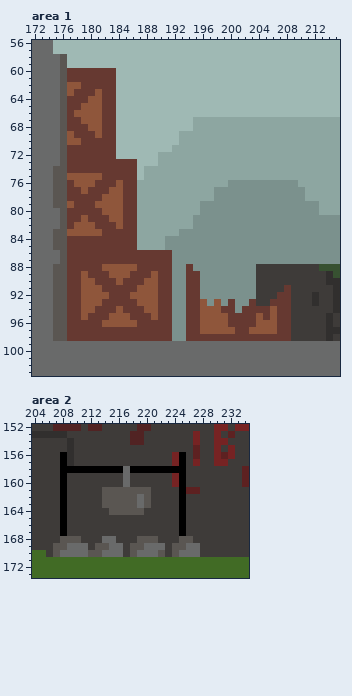
Two versions of one pixel-art file, art/building.aseprite. The picture above is the old version.
320x200 pixels, 1 frame. Colours within 5 levels of each other are drawn and written as one. Shown: area 1: x 172..215, y 56..103; area 2: x 204..234, y 152..173. The commit also changed other parts of the picture, which this record leaves out.
New version:
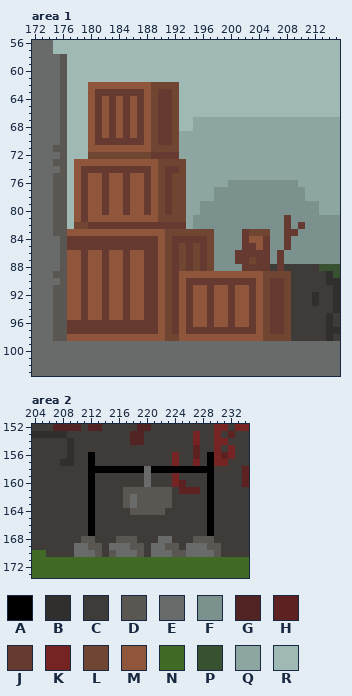
Palette (. is transparent): A #000000  B #312f2e  C #3e3b39  D #5a5652  E #696a6a  F #7b918d  G #512323  H #5d2121  J #663931  K #762323  L #704531  M #8f563b  N #416b25  P #375131  Q #8da6a1  R #9fb9b4
What changed:
--- area 1, layers "objects/wood", "building/columns", "building/boxes"
@@ x 172..215 @@
  59 EEEEDRRRRRRRRRRRRRRRRRRRRRRRRRRRRRRRRRRRRRRR
- 60 EEEEDJJJJJJJRRRRRRRRRRRRRRRRRRRRRRRRRRRRRRRR
- 61 EEEEDJJJJJJJRRRRRRRRRRRRRRRRRRRRRRRRRRRRRRRR
- 62 EEEEDMMJJJJJRRRRRRRRRRRRRRRRRRRRRRRRRRRRRRRR
- 63 EEEEDMJJJMJJRRRRRRRRRRRRRRRRRRRRRRRRRRRRRRRR
- 64 EEEEDJJJMMJJRRRRRRRRRRRRRRRRRRRRRRRRRRRRRRRR
- 65 EEEEDJJMMMJJRRRRRRRRRRRRRRRRRRRRRRRRRRRRRRRR
- 66 EEEEDJMMMMJJRRRRRRRRRRRRRRRRRRRRRRRRRRRRRRRR
- 67 EEEEDJJMMMJJRRRRRRRRRRRQQQQQQQQQQQQQQQQQQQQQ
- 68 EEEEDJJJMMJJRRRRRRRRRRRQQQQQQQQQQQQQQQQQQQQQ
- 69 EEEEDMJJJMJJRRRRRRRRRQQQQQQQQQQQQQQQQQQQQQQQ
- 70 EEEEDMMJJJJJRRRRRRRRRQQQQQQQQQQQQQQQQQQQQQQQ
- 71 EEEEDJJJJJJJRRRRRRRRQQQQQQQQQQQQQQQQQQQQQQQQ
- 72 EEEEDJJJJJJJRRRRRRQQQQQQQQQQQQQQQQQQQQQQQQQQ
- 73 EEEEDJJJJJJJJJJRRRQQQQQQQQQQQQQQQQQQQQQQQQQQ
- 74 EEEDDJJJJJJJJJJRQQQQQQQQQQQQQQQQQQQQQQQQQQQQ
- 75 EEEDDMMMMMJJJJJRQQQQQQQQQQQQQQQQQQQQQQQQQQQQ
- 76 EEEDDJMMMJJJMJJQQQQQQQQQQQQQFFFFFFFFFFQQQQQQ
- 77 EEEDDJJMJJJMMJJQQQQQQQQQQQFFFFFFFFFFFFFQQQQQ
- 78 EEEDDJJJJJMMMJJQQQQQQQQQQQFFFFFFFFFFFFFQQQQQ
- 79 EEEDDMJJJMMMMJJQQQQQQQQQFFFFFFFFFFFFFFFFFQQQ
- 80 EEEEDJJJJJMMMJJQQQQQQQQQFFFFFFFFFFFFFFFFFQQQ
- 81 EEEEDJJMJJJMMJJQQQQQQQQFFFFFFFFFFFFFFFFFFFFF
- 82 EEEEDJMMMJJJMJJQQQQQQQQFFFFFFFFFFFFFFFFFFFFF
- 83 EEEDDMMMMMJJJJJQQQQQQFFFFFFFFFFFFFFFFFFFFFFF
- 84 EEEDDJJJJJJJJJJQQQQFFFFFFFFFFFFFFFFFFFFFFFFF
- 85 EEEDDJJJJJJJJJJQQQQFFFFFFFFFFFFFFFFFFFFFFFFF
- 86 EEEEDJJJJJJJJJJJJJJJFFFFFFFFFFFFFFFFFFFFFFFF
- 87 EEEEDJJJJJJJJJJJJJJJFFFFFFFFFFFFFFFFFFFFFFFF
- 88 EEEDDJJJJJMMMMMJJJJJFFJFFFFFFFFFCCCCCCCCCPPP
- 89 EEEDDJJMJJJMMMJJJMJJFFJJFFFFFFFFCCCCCCCCCCBP
- 90 EEEDDJJMMJJJMJJJMMJJFFJJFFFFFFFFCCCCCCCCCCBB
- 91 EEEDDJJMMMJJJJJMMMJJFFJJFFFFFFFFCCCCJCCCCCCB
- 92 EEEDDJJMMMMJJJMMMMJJFFJJFFFFFFFFCCCJJCCCBCCB
- 93 EEEDDJJMMMJJJJJMMMJJFFJJMFMFJFFJCCJJJCCCBCCB
- 94 EEEDDJJMMJJJMJJJMMJJFFJJMMMJJFJJJJMJJCCCCCCB
- 95 EEEDDJJMJJJMMMJJJMJJFFJJMMMMJJJJMJMJJCCCCCBC
- 96 EEEDDJJJJJMMMMMJJJJJFFJJMMMMJJJJMMMJJCCCCCBC
- 97 EEEDDJJJJJJJJJJJJJJJFFJJMMMMMJJMMMMJJCCCCCBB
- 98 EEEDDJJJJJJJJJJJJJJJFFJJJJJJJJJJJJJJJCCCCCBC
+ 60 EEEEDRRRRRRRRRRRRRRRRRRRRRRRRRRRRRRRRRRRRRRR
+ 61 EEEEDRRRRRRRRRRRRRRRRRRRRRRRRRRRRRRRRRRRRRRR
+ 62 EEEEDRRRMMMMMMMMMLLLLRRRRRRRRRRRRRRRRRRRRRRR
+ 63 EEEEDRRRMJJJJJJJMLJJLRRRRRRRRRRRRRRRRRRRRRRR
+ 64 EEEEDRRRMJMJMJMJMLJJLRRRRRRRRRRRRRRRRRRRRRRR
+ 65 EEEEDRRRMJMJMJMJMLJJLRRRRRRRRRRRRRRRRRRRRRRR
+ 66 EEEEDRRRMJMJMJMJMLJJLRRRRRRRRRRRRRRRRRRRRRRR
+ 67 EEEEDRRRMJMJMJMJMLJJLRRQQQQQQQQQQQQQQQQQQQQQ
+ 68 EEEEDRRRMJMJMJMJMLJJLRRQQQQQQQQQQQQQQQQQQQQQ
+ 69 EEEEDRRRMJMJMJMJMLJJLQQQQQQQQQQQQQQQQQQQQQQQ
+ 70 EEEEDRRRMJJJJJJJMLJJLQQQQQQQQQQQQQQQQQQQQQQQ
+ 71 EEEDDRRRMMMMMMMMMLLLLQQQQQQQQQQQQQQQQQQQQQQQ
+ 72 EEEEDRRRLLLLLLLLLJJJJQQQQQQQQQQQQQQQQQQQQQQQ
+ 73 EEEDDRMMMMMMMMMMMMLLLLQQQQQQQQQQQQQQQQQQQQQQ
+ 74 EEEEDRMJJJJJJJJJJMLJJLQQQQQQQQQQQQQQQQQQQQQQ
+ 75 EEEDDRMJMMJMMJMMJMLJLLQQQQQQQQQQQQQQQQQQQQQQ
+ 76 EEEDDRMJMMJMMJMMJMLJLLQQQQQQFFFFFFFFFFQQQQQQ
+ 77 EEEDDRMJMMJMMJMMJMLJLLQQQQFFFFFFFFFFFFFQQQQQ
+ 78 EEEDDRMJMMJMMJMMJMLJLLQQQQFFFFFFFFFFFFFQQQQQ
+ 79 EEEDDRMJMMJMMJMMJMLJLLQQFFFFFFFFFFFFFFFFFQQQ
+ 80 EEEDDRMJMMJMMJMMJMLJLLQQFFFFFFFFFFFFFFFFFQQQ
+ 81 EEEDDRMJMMMMMMMMMMLLLLQFFFFFFFFFFFFFJFFFFFFF
+ 82 EEEDDRLLJJJJJJJJJJJJJJQFFFFFFFFFFFFFJFJFFFFF
+ 83 EEEDDMMMMMMMMMMMMMMLLLLLLLFFFFJLLLFFJJFFFFFF
+ 84 EEEEDJJJJJJJJJJJJJMLJJJJJLFFFFJMMJFFJFFFFFFF
+ 85 EEEEDJJJJJJJJJJJJJMLJLJLJLFFFFJJMJFFJFFFFFFF
+ 86 EEEEDMMJMMJMMJMMJJMLJLJLJLFFFJJJJJFJFFFFFFFF
+ 87 EEEEDMMJMMJMMJMMJJMLJLJLJLFFFJJLJJFJFFFFFFFF
+ 88 EEEEDMMJMMJMMJMMJJMLJLJLJLFFFFJJJJCJCCCCCPPP
+ 89 EEEDDMMJMMJMMJMMJJMLJMMMMMMMMMMMMLLLLCCCCCBP
+ 90 EEEEDMMJMMJMMJMMJJMLJMJJJJJJJJJJMLJJLCCCCCBB
+ 91 EEEDDMMJMMJMMJMMJJMLJMJMMJMMJMMJMLJJLCCCCCCB
+ 92 EEEDDMMJMMJMMJMMJJMLJMJMMJMMJMMJMLJJLCCCBCCB
+ 93 EEEDDMMJMMJMMJMMJJMLJMJMMJMMJMMJMLJJLCCCBCCB
+ 94 EEEDDMMJMMJMMJMMJJMLJMJMMJMMJMMJMLJJLCCCCCCB
+ 95 EEEDDMMJMMJMMJMMJJMLJMJMMJMMJMMJMLJJLCCCCCBC
+ 96 EEEDDJJJJJJJJJJJJJMLJMJMMJMMJMMJMLJJLCCCCCBC
+ 97 EEEDDJJJJJJJJJJJJJMLJMJJJJJJJJJJMLJJLCCCCCBB
+ 98 EEEDDMMMMMMMMMMMMMMLLMMMMMMMMMMMMLLLLCCCCCBC
  99 EEEEEEEEEEEEEEEEEEEEEEEEEEEEEEEEEEEEEEEEEEEE
--- area 2, layer "fireplace"
@@ x 204..234 @@
 155 CCCCCBCCCCCCCCCCCCCCCCCHCCKCKCC
-156 CCCCABCCCCCCCCCCCCCCKACHCCKHKCC
-157 CCCCABCCCCCCCCCCCCCCKACKCCKKCCC
-158 CCCCAAAAAAAAAEAAAAAAAACCCCCCCCH
-159 CCCCACCCCCCCCECCCCCCKACCCCCCCCH
-160 CCCCACCCCCCCCECCCCCCKACCCCCCCCH
-161 CCCCACCCCCDDDDDDDCCCCAHHCCCCCCC
-162 CCCCACCCCCDDDDDEDCCCCACCCCCCCCC
-163 CCCCACCCCCDDDDDEDCCCCACCCCCCCCC
-164 CCCCACCCCCCDDDDDCCCCCACCCCCCCCC
-165 CCCCACCCCCCCCCCCCCCCCACCCCCCCCC
-166 CCCCACCCCCCCCCCCCCCCCACCCCCCCCC
-167 CCCCACCCCCCCCCCCCCCCCACCCCCCCCC
-168 CCCCDDDCCCEECCCDDDCCCDDCCCCCCCC
-169 CCCDDEEECDDEECDDEEECDDEECCCCCCC
-170 NNCDEEEEDDEEECDEEEDCDEEECCCCCCC
+156 CCCCCBCCACCCCCCCCCCCKCCHCAKHKCC
+157 CCCCBBCCACCCCCCCCCCCKCCKCAKKCCC
+158 CCCCCCCCAAAAAAAAEAAAAAAAAACCCCH
+159 CCCCCCCCACCCCCCCECCCKCCCCACCCCH
+160 CCCCCCCCACCCCCCCECCCKHCCCACCCCH
+161 CCCCCCCCACCCCDDDDDDDCHHHCACCCCC
+162 CCCCCCCCACCCCDEDDDDDCCCCCACCCCC
+163 CCCCCCCCACCCCDEDDDDDCCCCCACCCCC
+164 CCCCCCCCACCCCCDDDDDCCCCCCACCCCC
+165 CCCCCCCCACCCCCCCCCCCCCCCCACCCCC
+166 CCCCCCCCACCCCCCCCCCCCCCCCACCCCC
+167 CCCCCCCCACCCCCCCCCCCCCCCCACCCCC
+168 CCCCCCCDDCCCDDDCCCEECCCDDDCCCCC
+169 CCCCCCEEDDCEEEDDCEEDDCEEEDDCCCC
+170 NNCCCCEEEDCDEEEDCEEEDDEEEEDCCCC
 171 NNNNNNNNNNNNNNNNNNNNNNNNNNNNNNN
